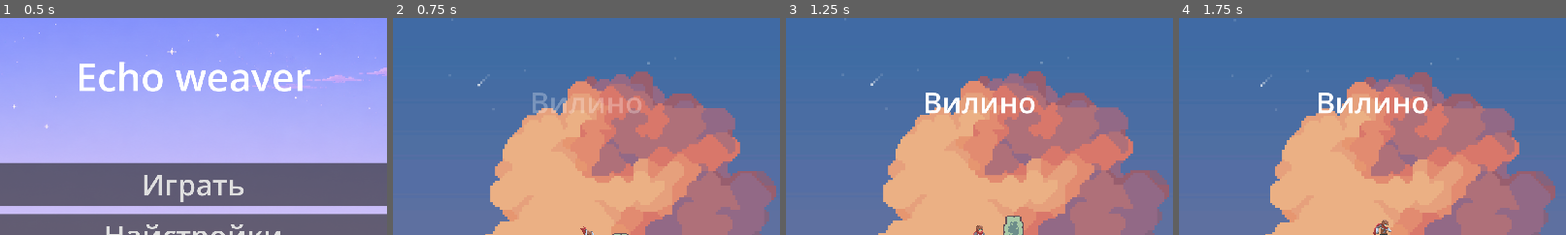
Above: before the commit, frames 1-4 (left to right).
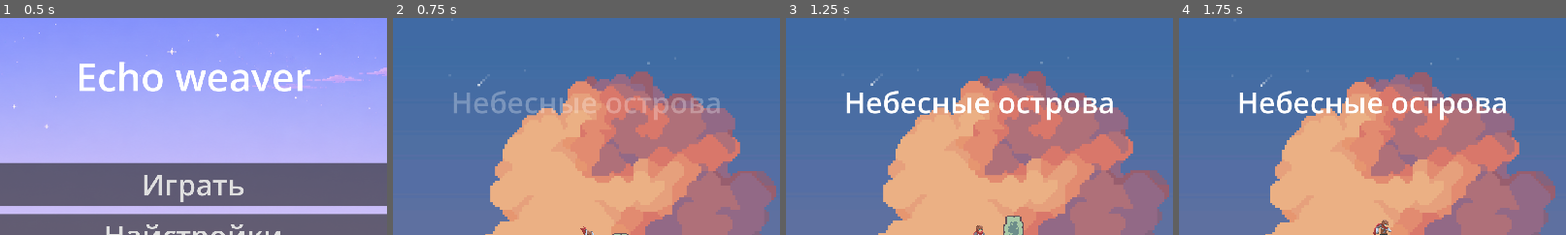
Above: after the commit, the same moments.

Repository: scalaragg/individual_projekt
Game: Godot game, scene res://tscns/menu.tscn
Two runs of this game, one before a commit and one after it. Both use one fixed random seed, a clock stepped at 60 frames per second and the inputs below.
Inputs (mouse positions are % of the whole screen's width and height, from its top left):
- Up to frame 1 (0.5 s): no input
- Up to frame 2 (0.75 s): click "Играть" at 0.5 s
- Up to frame 3 (1.25 s): no input
- Up to frame 4 (1.75 s): move the mouse to (72, 45) at 1.27 s; hold D (move_right) from 1.28 s (still down); tap Q (Q) at 1.35 s; tap Space (jump) at 1.52 s
The pictures show only the part of the screen within x 25-75%, y 0-50%; the shares and areas given below are measured in that part.

Frame 1 is identical in both runs. In frame 2, 2.4% of the frame differs, in the area x 15-85%, y 33-47%; in frame 3, 3.0%; in frame 4, 3.0%, in the area x 15-85%, y 33-48%.

Commit message:
finalstoproc

Diff:
--- a/echo-weaver-prototype-(copy)/tscns/HUD.tscn
+++ b/echo-weaver-prototype-(copy)/tscns/HUD.tscn
@@ -46,7 +46,7 @@
 offset_bottom = 183.0
 grow_horizontal = 2
 theme_override_font_sizes/font_size = 72
-text = "Вилино"
+text = "Небесные острова"
 horizontal_alignment = 1
 vertical_alignment = 1
 
--- a/echo-weaver-prototype-(copy)/tscns/Level3.tscn
+++ b/echo-weaver-prototype-(copy)/tscns/Level3.tscn
@@ -580,7 +580,7 @@
 
 [node name="Main" type="Node2D" unique_id=1044733990]
 script = ExtResource("1_325y7")
-level_title = "Уровень 3"
+level_title = ""
 
 [node name="TileMapLayer" type="TileMapLayer" parent="." unique_id=403039005]
 tile_map_data = PackedByteArray("AAD4/wIAAQABAAEAAAD5/wIAAQABAAEAAAD6/wIAAQAEAAEAAAD7/wIAAQABAAAAAAD8/wIAAQABAAAAAAD9/w …(38160 unchanged characters)…
--- a/echo-weaver-prototype-(copy)/tscns/Player.tscn
+++ b/echo-weaver-prototype-(copy)/tscns/Player.tscn
@@ -243,6 +243,7 @@
 
 [node name="Camera2D" type="Camera2D" parent="." unique_id=1151919118 groups=["camera"]]
 zoom = Vector2(1.5, 1.5)
+process_callback = 0
 limit_enabled = false
 limit_left = 1000
 limit_top = -500
--- a/echo-weaver-prototype-(copy)/tscns/level1_study.tscn
+++ b/echo-weaver-prototype-(copy)/tscns/level1_study.tscn
@@ -609,7 +609,7 @@
 
 [node name="Main" type="Node2D" unique_id=1044733990]
 script = ExtResource("1_701qp")
-level_title = "Вилино"
+level_title = "Небесные острова"
 
 [node name="TileMapLayer" type="TileMapLayer" parent="." unique_id=403039005]
 tile_map_data = PackedByteArray("AAD4/wQAAQABAAAAAAD4/wUAAQABAAEAAAD4/wYAAQABAAEAAAD5/wQAAQABAAAAAAD5/wUAAQABAAEAAAD5/w …(14688 unchanged characters)…
--- a/echo-weaver-prototype-(copy)/tscns/level2.tscn
+++ b/echo-weaver-prototype-(copy)/tscns/level2.tscn
@@ -584,7 +584,7 @@
 
 [node name="Main" type="Node2D" unique_id=1044733990]
 script = ExtResource("1_8k581")
-level_title = "Уровень 2"
+level_title = ""
 
 [node name="Orbs" parent="." unique_id=1524022052 instance=ExtResource("1_a2lc0")]
 position = Vector2(1466, -123)
Not shown, changed: echo_waver/echo_weaver.pck
